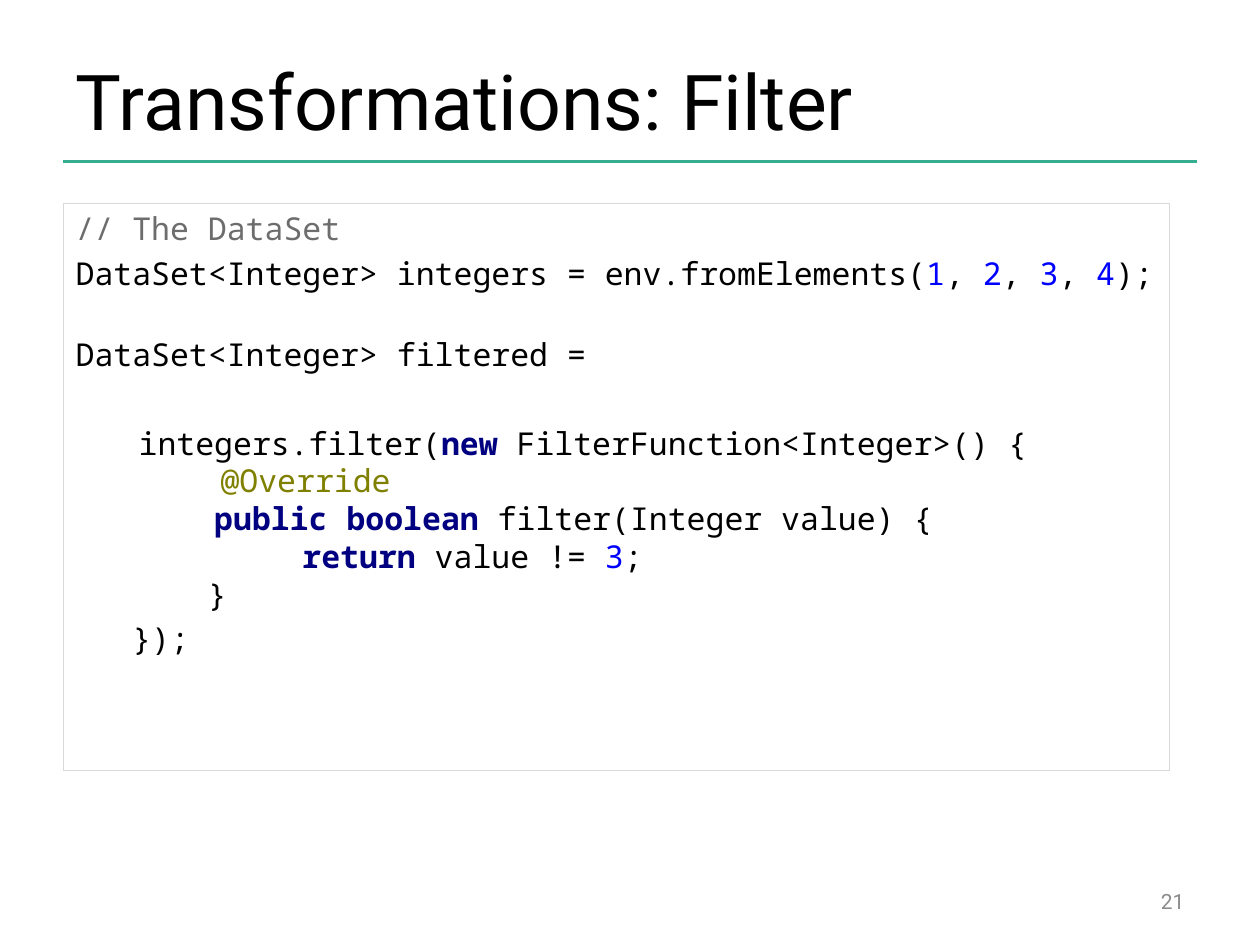
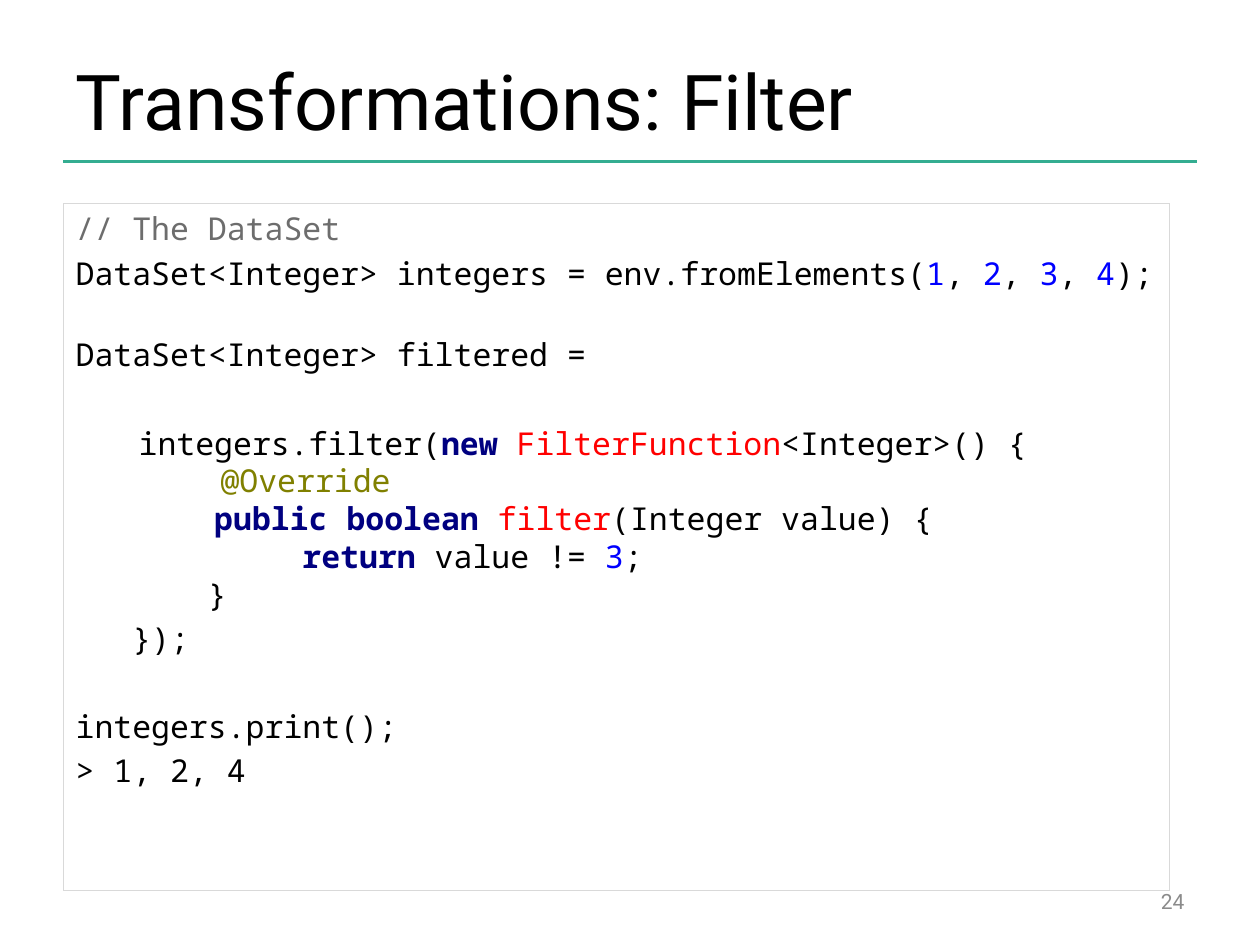
Before and after one commit to dataArtisans/flink-training-web, a slide deck: slide 24 of slides/flink_batch_basics.pptx (slide 21 before the commit). Drawn at 1260x945 pixels with LibreOffice and Linux fonts; fonts in the diff are those of the drawing; background and template pictures are left out. Boxes give left, top, right and bottom in pixels: in the first picture for what was removed or moved away, otherwise in the second. Text is boxed around its words. In the diff, an @@ line names an element or a change of style, - is before the commit and + after.

```diff
--- a/slides/flink_batch_basics.pptx
+++ b/slides/flink_batch_basics.pptx
@@ text "// The DataSet": place and size @@
-text "// The DataSet" at bbox=[63, 203, 1169, 771]
+text "// The DataSet" at bbox=[63, 203, 1169, 890]
@@ text at bbox=[139, 431, 990, 573]: text colour #000000 to #FF0000 in "FilterFunction<Integer>() filter(Integer" @@
@@ text at bbox=[76, 714, 397, 787]: paragraphs added @@
+integers.print();
+> 1, 2, 4
@@ page number at bbox=[1161, 894, 1185, 909]: text changed @@
-21
+24
```
Also in this commit, not shown: 12 other slides changed, 8 slides added, 5 slides removed.
